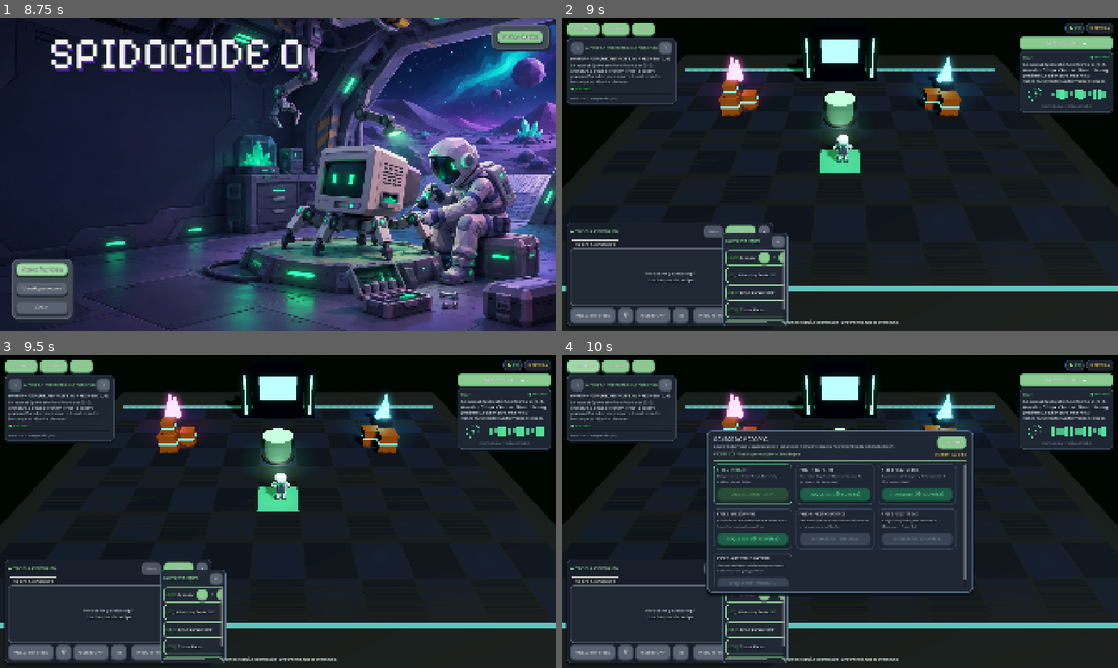
Above: before the commit, frames 1-4 (two rows, left to right).
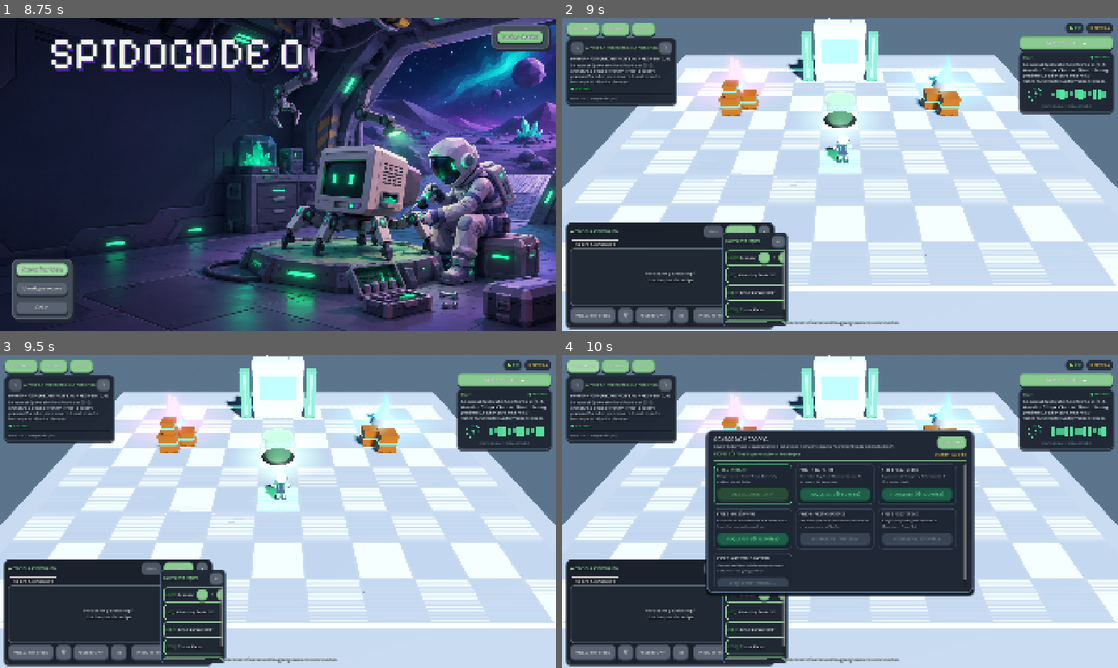
Above: after the commit, the same moments.

Repository: LeaGaj04/spido-code-0
Game: Godot game, scene res://escenas/menu_inicio.tscn
Same seed, same stepped clock (60 frames per second), same inputs: the game is played once before the commit and once after it.
Inputs (mouse positions are in pixels of both pictures, inside the frame that each line leads up to):
- Up to frame 1 (8.75 s): click "Iniciar Sesión" at 0.5 s; click (278, 165) at 1.27 s; type "12" at 1.35 s; click (278, 177) at 1.5 s; type "12" at 1.58 s; click "Iniciar sesión" at 2 s; click "Iniciar sesión" at 2.75 s; click "¿Olvidaste tu contraseña?" at 3.5 s; click "Registrarse" at 4.25 s; click "Volver" at 5 s; click "Iniciar Sesión" at 5.75 s; click "¿Olvidaste tu contraseña?" at 6.5 s; click "Registrarse" at 7.25 s; click "Volver" at 8 s
- Up to frame 2 (9 s): click "Nueva Partida" at 8.75 s
- Up to frame 3 (9.5 s): no input
- Up to frame 4 (10 s): click "MEJORAS" at 9.5 s

Frame 1 is identical in both runs. In frame 2, 76% of the frame differs, in the area x 0-100%, y 0-100%; in frame 3, 76%; in frame 4, 53%.

Commit message:
style(3d): cambiar tonos del suelo y tablero ajedrezado a blancos y grises claros

Diff:
--- a/escenas/mesa_ensamblaje.tscn
+++ b/escenas/mesa_ensamblaje.tscn
@@ -3,9 +3,9 @@
 [ext_resource type="Script" path="res://scripts/mesa_ensamblaje.gd" id="1_script"]
 
 [sub_resource type="StandardMaterial3D" id="MatMesa"]
-albedo_color = Color(0.082, 0.102, 0.098, 1)
-roughness = 0.5
-metallic = 0.3
+albedo_color = Color(0.70, 0.74, 0.80, 1)
+roughness = 0.4
+metallic = 0.25
 
 [sub_resource type="BoxMesh" id="MeshTablero"]
 material = SubResource("MatMesa")
--- a/escenas/mundo_3d.tscn
+++ b/escenas/mundo_3d.tscn
@@ -7,10 +7,10 @@
 [ext_resource type="PackedScene" uid="uid://dm0k2ala35004" path="res://escenas/baliza_meta.tscn" id="5_baliza"]
 
 [sub_resource type="ProceduralSkyMaterial" id="ProceduralSky_1"]
-sky_top_color = Color(0.08, 0.12, 0.1, 1)
-sky_horizon_color = Color(0.14, 0.22, 0.18, 1)
-ground_bottom_color = Color(0.04, 0.06, 0.05, 1)
-ground_horizon_color = Color(0.1, 0.16, 0.13, 1)
+sky_top_color = Color(0.12, 0.16, 0.22, 1)
+sky_horizon_color = Color(0.35, 0.44, 0.52, 1)
+ground_bottom_color = Color(0.28, 0.35, 0.42, 1)
+ground_horizon_color = Color(0.48, 0.56, 0.65, 1)
 
 [sub_resource type="Sky" id="Sky_1"]
 sky_material = SubResource("ProceduralSky_1")
@@ -19,15 +19,16 @@
 background_mode = 2
 sky = SubResource("Sky_1")
 ambient_light_source = 3
-ambient_light_color = Color(0.65, 0.75, 0.7, 1)
+ambient_light_color = Color(0.85, 0.90, 0.96, 1)
+ambient_light_energy = 1.05
 tonemap_mode = 2
 glow_enabled = true
-glow_bloom = 0.15
+glow_bloom = 0.1
 
 [sub_resource type="StandardMaterial3D" id="MatSueloHangar"]
-albedo_color = Color(0.06, 0.08, 0.07, 1)
-metallic = 0.1
-roughness = 0.8
+albedo_color = Color(0.66, 0.70, 0.76, 1)
+metallic = 0.15
+roughness = 0.6
 
 [sub_resource type="PlaneMesh" id="MeshSuelo"]
 material = SubResource("MatSueloHangar")
@@ -42,7 +43,8 @@
 
 [node name="DirectionalLight3D" type="DirectionalLight3D" parent="." unique_id=343956795]
 transform = Transform3D(0.866025, -0.353553, 0.353553, 0, 0.707107, 0.707107, -0.5, -0.612372, 0.612372, 0, 12, 0)
-light_color = Color(0.92, 0.96, 0.94, 1)
+light_color = Color(0.98, 0.99, 1.0, 1)
+light_energy = 1.15
 shadow_enabled = true
 
 [node name="Camera3D" type="Camera3D" parent="." unique_id=1784270914]
--- a/scripts/mundo_3d.gd
+++ b/scripts/mundo_3d.gd
@@ -84,14 +84,14 @@
 	add_child(contenedor_tablero)
 
 	var mat_oscuro = StandardMaterial3D.new()
-	mat_oscuro.albedo_color = Color(0.08, 0.10, 0.14)
-	mat_oscuro.metallic = 0.35
-	mat_oscuro.roughness = 0.65
+	mat_oscuro.albedo_color = Color(0.65, 0.70, 0.77) # Gris tecnológico suave
+	mat_oscuro.metallic = 0.2
+	mat_oscuro.roughness = 0.55
 
 	var mat_claro = StandardMaterial3D.new()
-	mat_claro.albedo_color = Color(0.14, 0.17, 0.24)
-	mat_claro.metallic = 0.45
-	mat_claro.roughness = 0.55
+	mat_claro.albedo_color = Color(0.92, 0.94, 0.97) # Blanco puro limpio
+	mat_claro.metallic = 0.15
+	mat_claro.roughness = 0.45
 
 	var box_mesh = BoxMesh.new()
 	box_mesh.size = Vector3(1.92, 0.08, 1.92)
@@ -108,10 +108,10 @@
 
 	# Borde perimetral metálico iluminado
 	var mat_borde = StandardMaterial3D.new()
-	mat_borde.albedo_color = Color(0.25, 0.32, 0.42)
+	mat_borde.albedo_color = Color(0.80, 0.84, 0.90)
 	mat_borde.emission_enabled = true
-	mat_borde.emission = Color(0.2, 0.7, 0.5)
-	mat_borde.emission_energy_multiplier = 0.5
+	mat_borde.emission = Color(0.3, 0.95, 0.65)
+	mat_borde.emission_energy_multiplier = 0.6
 
 	var rail_norte = MeshInstance3D.new()
 	var rail_mesh_h = BoxMesh.new()
@@ -139,8 +139,8 @@
 	contenedor_decoracion.add_child(nodo_mainframe)
 
 	var mat_gabinete = StandardMaterial3D.new()
-	mat_gabinete.albedo_color = Color(0.12, 0.15, 0.2)
-	mat_gabinete.metallic = 0.8
+	mat_gabinete.albedo_color = Color(0.91, 0.93, 0.96) # Blanco limpio de nave
+	mat_gabinete.metallic = 0.25
 	mat_gabinete.roughness = 0.25
 
 	var gabinete = MeshInstance3D.new()
@@ -166,13 +166,18 @@
 	pantalla.position = Vector3(0, 2.0, 0.62)
 	nodo_mainframe.add_child(pantalla)
 
-	# Bastidores laterales del servidor
+	# Puertas laterales del servidor en verde menta como la referencia oficial
+	var mat_puerta = StandardMaterial3D.new()
+	mat_puerta.albedo_color = Color(0.42, 0.76, 0.58)
+	mat_puerta.metallic = 0.2
+	mat_puerta.roughness = 0.35
+
 	for lado in [-1.0, 1.0]:
 		var rack = MeshInstance3D.new()
 		var m_rack = BoxMesh.new()
 		m_rack.size = Vector3(0.65, 3.0, 0.7)
 		rack.mesh = m_rack
-		rack.material_override = mat_gabinete
+		rack.material_override = mat_puerta
 		rack.position = Vector3(lado * 2.1, 1.5, 0.2)
 		nodo_mainframe.add_child(rack)
 
@@ -250,8 +255,9 @@
 	m_ped.height = 0.4
 	base_pedestal.mesh = m_ped
 	var mat_ped = StandardMaterial3D.new()
-	mat_ped.albedo_color = Color(0.15, 0.18, 0.24)
-	mat_ped.metallic = 0.7
+	mat_ped.albedo_color = Color(0.72, 0.76, 0.82)
+	mat_ped.metallic = 0.3
+	mat_ped.roughness = 0.5
 	base_pedestal.material_override = mat_ped
 	base_pedestal.position = pos_base + Vector3(0, 0.2, 0)
 	contenedor_decoracion.add_child(base_pedestal)
